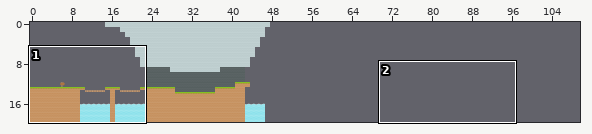
A Tiled map gets an edit: src/main/resources/levels/level3.tmx. Above: a wide view before the commit, with the close-up outlined.
Close-up. Before the edit:
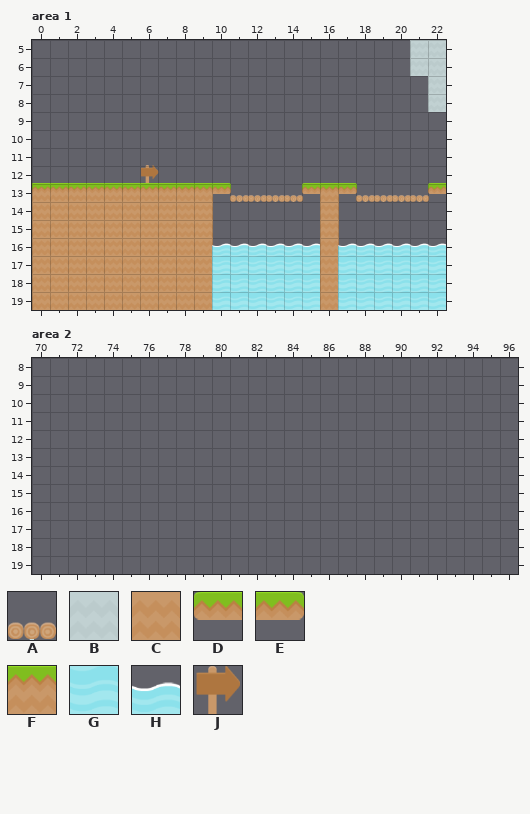
Cells are 70x70 px. Shown: area 1 x 0..22, y 5..19; area 2 x 70..96, y 8..19. The commit also changed other parts of the map, which this record leaves out.
Key: from "tiles": A 283 "bridge", B 303 "stone", C 327 "dirt", D 334 "grass", E 336 "grass", F 342 "grass", G 349 "fluid", H 351 "fluid", J 382 "sign".
_ is an empty cell.
Layer "foreground" before, area 1, first column x 0:
 5 _____________________BB
 6 _____________________BB
 7 ______________________B
 8 ______________________B
 9 _______________________
10 _______________________
11 _______________________
12 ______J________________
13 FFFFFFFFFFEAAAADFEAAAAD
14 CCCCCCCCCC______C______
15 CCCCCCCCCC______C______
16 CCCCCCCCCCHHHHHHCHHHHHH
17 CCCCCCCCCCGGGGGGCGGGGGG
18 CCCCCCCCCCGGGGGGCGGGGGG
19 CCCCCCCCCCGGGGGGCGGGGGG
After the commit:
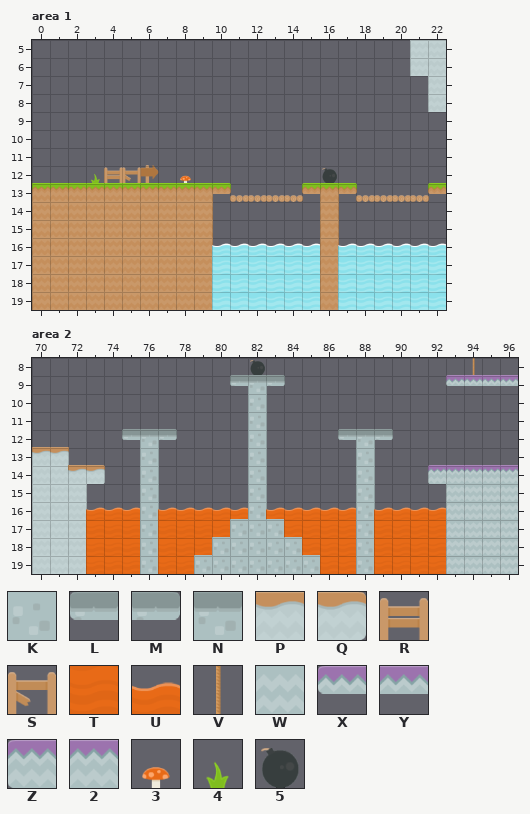
Further tiles: from "tiles": K 285 "stone", L 292 "stone", M 294 "stone", N 300 "stone", P 318 "dirt", Q 319 "dirt", R 324 "decoration", S 325 "decoration", T 346 "fluid", U 348 "fluid", V 360 "decoration", W 402 "stone", X 409 "stone", Y 410 "stone", Z 414 "stone", 2 415 "stone", 3 454 "pickup/mushroom", 4 455 "decoration", 5 468 "pickup/bomb".
What changed:
Layer "foreground", area 1:
y 12: x 3..5 ___ -> 4RS; x 8 _ -> 3; x 16 _ -> 5
Layer "foreground", area 2:
y 8: x 82 _ -> 5; x 94 _ -> V
y 9: x 81..83 ___ -> LNM; x 93..96 ____ -> XYYY
y 10..11: x 82 _ -> K
y 12: x 75..77 ___ -> LNM; x 82 _ -> K; x 87..89 ___ -> LNM
y 13: x 70..71 __ -> PP; x 76 _ -> K; x 82 _ -> K; x 88 _ -> K
y 14: x 70..73 ____ -> BBPQ; x 76 _ -> K; x 82 _ -> K; x 88 _ -> K; x 92..96 _____ -> Z2222
y 15: x 70..72 ___ -> BBB; x 76 _ -> K; x 82 _ -> K; x 88 _ -> K; x 93..96 ____ -> WWWW
y 16: x 70..96 ___________________________ -> BBBUUUKUUUUUKUUUUUKUUUUWWWW
y 17: x 70..96 ___________________________ -> BBBTTTKTTTTKKKTTTTKTTTTWWWW
y 18: x 70..96 ___________________________ -> BBBTTTKTTTKKKKKTTTKTTTTWWWW
y 19: x 70..96 ___________________________ -> BBBTTTKTTKKKKKKKTTKTTTTWWWW
Where, in picture pixels (left, top, right, bottom), the same in both close-ups:
added: (91, 167, 141, 183)
added: (180, 175, 191, 183)
added: (322, 168, 337, 183)
added: (32, 358, 518, 574)
